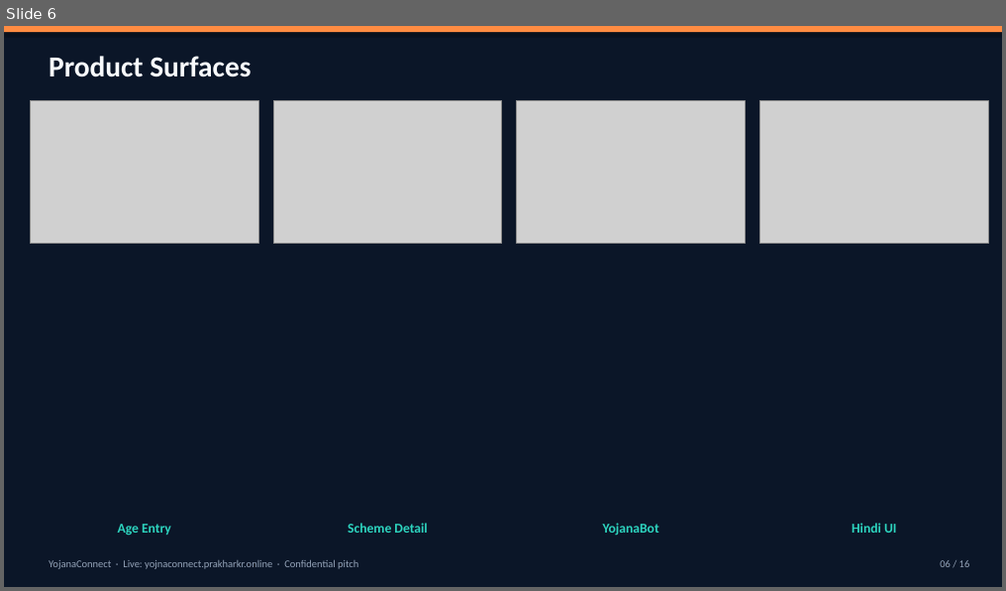
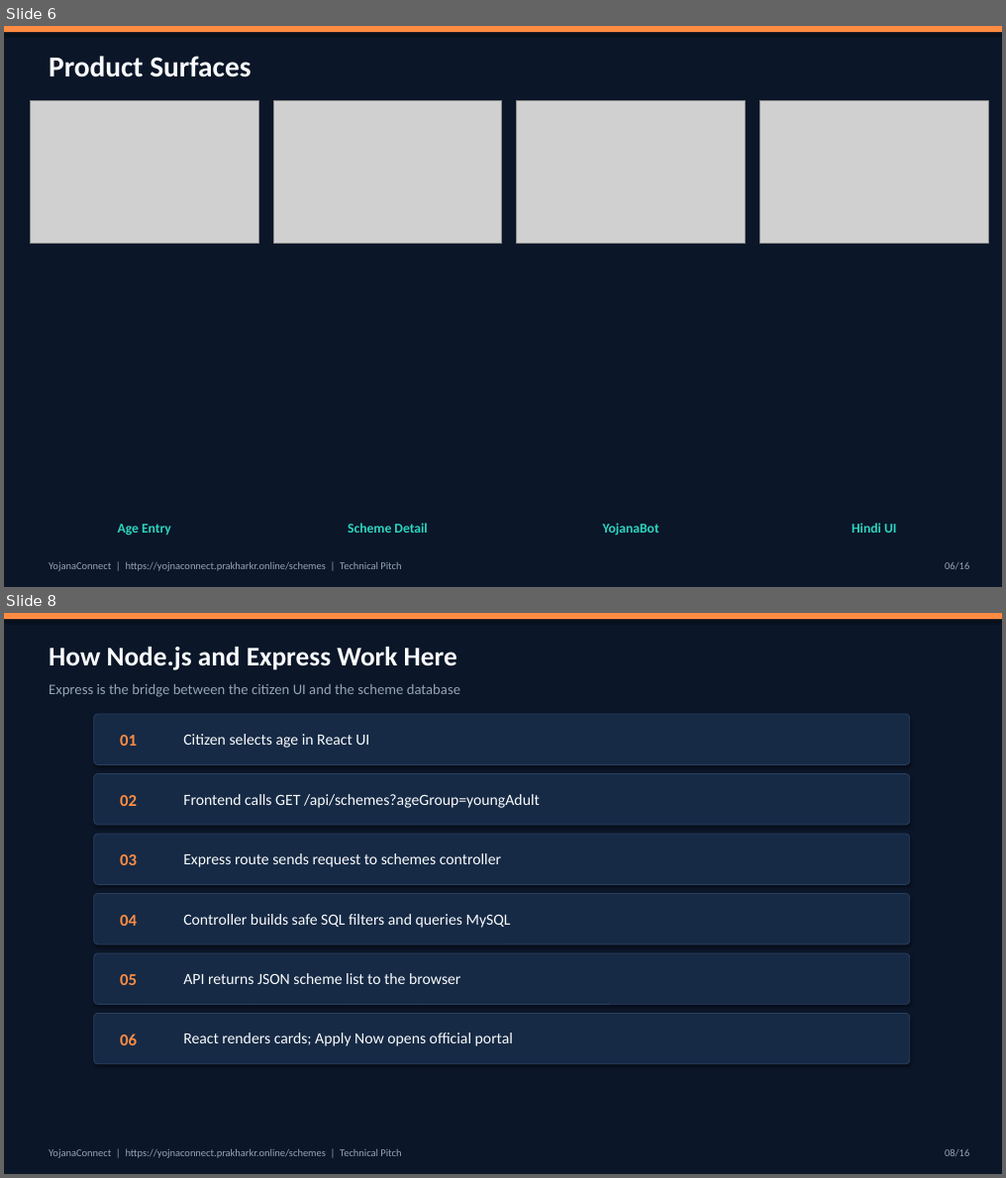
Before and after one commit to pawani-2502/YOJNA-CONNECT, a slide deck: pitch/YojnaConnect-TechPitch.pptx. Shown one above the other, each under a label of ours: slide 6 before the commit, slides 6 and 8 after it; the slides between them are not shown. The pictures are 1006x591 and 1006x1178 pixels, drawn with LibreOffice and Linux fonts; fonts in the diff are those of the drawing; grey boxes stand for pictures. Boxes give left, top, right and bottom in pixels: in the first picture for what was removed or moved away, otherwise in the second. Text is boxed around its words. In the diff, an @@ line names an element or a change of style, - is before the commit and + after.

```diff
--- a/pitch/YojnaConnect-TechPitch.pptx
+++ b/pitch/YojnaConnect-TechPitch.pptx
@@ slide 8 added at (4, 613, 1002, 1174), background #FFFFFF @@
@@ rectangle added at (4, 613, 1002, 1174), fill #0B1628 @@
@@ rectangle added at (4, 613, 1002, 619), fill #FF8C42 @@
@@ text added at (49, 647, 457, 670), 26 pt, text #F8FAFC, bold @@
+How Node.js and Express Work Here
@@ text added at (49, 684, 460, 697), 14 pt, text #94A3B8 @@
+Express is the bridge between the citizen UI and the scheme database
@@ rounded rectangle added at (94, 714, 910, 765), fill #162A45, outline #2A3F5F 0.75 pt @@
@@ text added at (120, 735, 137, 746), 16 pt, text #FF8C42, bold @@
+01
@@ text added at (183, 734, 369, 748), 15 pt, text #F8FAFC @@
+Citizen selects age in React UI
@@ rounded rectangle added at (94, 774, 910, 825), fill #162A45, outline #2A3F5F 0.75 pt @@
@@ text added at (120, 795, 137, 806), 16 pt, text #FF8C42, bold @@
+02
@@ text added at (183, 794, 540, 808), 15 pt, text #F8FAFC @@
+Frontend calls GET /api/schemes?ageGroup=youngAdult
@@ rounded rectangle added at (94, 834, 910, 884), fill #162A45, outline #2A3F5F 0.75 pt @@
@@ text added at (120, 855, 137, 865), 16 pt, text #FF8C42, bold @@
+03
@@ text added at (183, 854, 501, 867), 15 pt, text #F8FAFC @@
+Express route sends request to schemes controller
@@ rounded rectangle added at (94, 894, 910, 945), fill #162A45, outline #2A3F5F 0.75 pt @@
@@ text added at (120, 915, 137, 926), 16 pt, text #FF8C42, bold @@
+04
@@ text added at (183, 914, 511, 928), 15 pt, text #F8FAFC @@
+Controller builds safe SQL filters and queries MySQL
@@ rounded rectangle added at (94, 954, 910, 1004), fill #162A45, outline #2A3F5F 0.75 pt @@
@@ text added at (120, 974, 137, 985), 16 pt, text #FF8C42, bold @@
+05
@@ text added at (183, 973, 460, 984), 15 pt, text #F8FAFC @@
+API returns JSON scheme list to the browser
@@ rounded rectangle added at (94, 1014, 910, 1064), fill #162A45, outline #2A3F5F 0.75 pt @@
@@ text added at (120, 1034, 137, 1046), 16 pt, text #FF8C42, bold @@
+06
@@ text added at (183, 1033, 513, 1047), 15 pt, text #F8FAFC @@
+React renders cards; Apply Now opens official portal
@@ text added at (49, 1150, 401, 1158), 10 pt, text #94A3B8 @@
+YojanaConnect | https://yojnaconnect.prakharkr.online/schemes | Technical Pitch
@@ text added at (944, 1150, 969, 1157), 10 pt, text #94A3B8 @@
+08/16
@@ slide 6 changed as well @@
@@ text at (49, 563, 401, 571): text changed @@
-YojanaConnect · Live: yojnaconnect.prakharkr.online · Confidential pitch
+YojanaConnect | https://yojnaconnect.prakharkr.online/schemes | Technical Pitch
@@ text at (944, 563, 969, 570): spaces changed @@
-06 / 16
+06/16
```
Also in this commit, not shown: 14 other slides changed, 1 slide removed, 1 other file.
